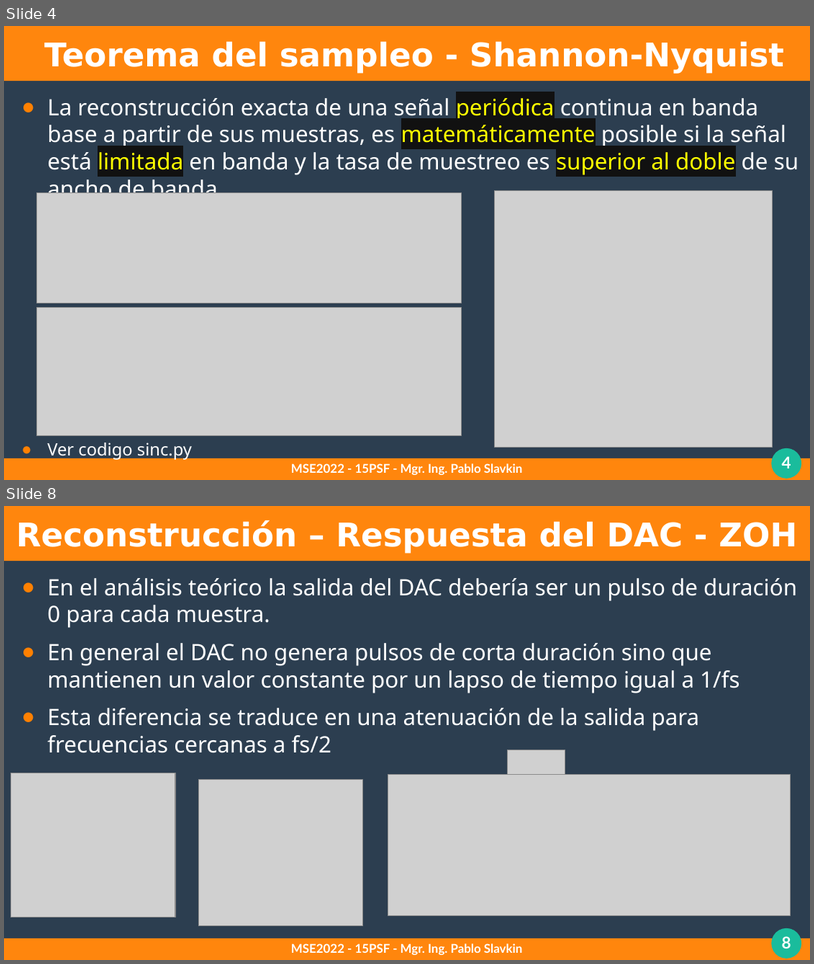
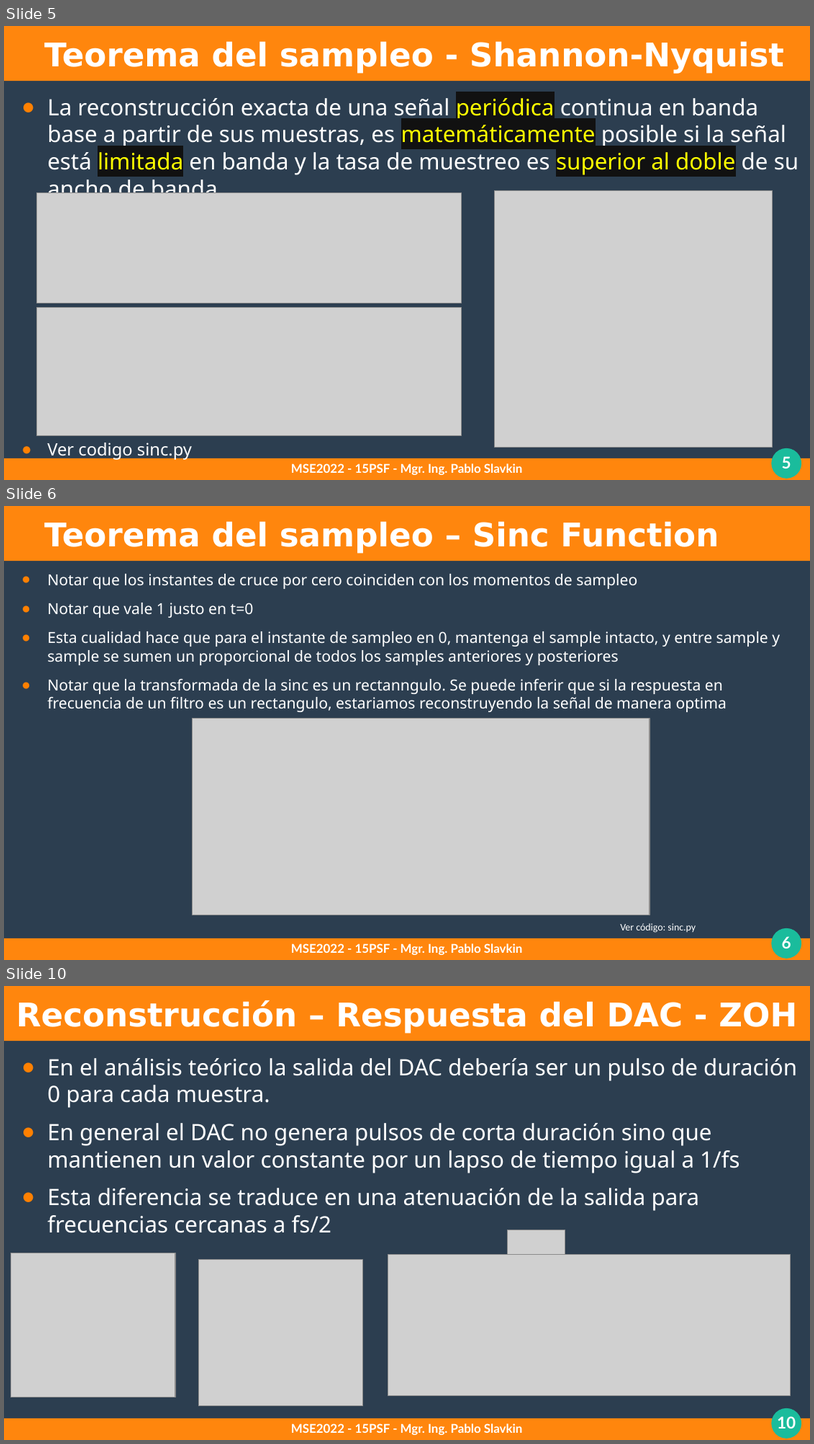
Before and after one commit to pslavkin/psf_2022, a slide deck: clases/2_clase/2_clase.odp. Shown one above the other, each under a label of ours: slides 4 and 8 before the commit, slides 5, 6 and 10 after it; the slides between them are not shown. The pictures are 814x964 and 814x1444 pixels, drawn with LibreOffice and Linux fonts; fonts in the diff are those of the drawing; grey boxes stand for pictures. Boxes give left, top, right and bottom in pixels: in the first picture for what was removed or moved away, otherwise in the second. Text is boxed around its words. In the diff, an @@ line names an element or a change of style, - is before the commit and + after.

```diff
--- a/clases/2_clase/2_clase.odp
+++ b/clases/2_clase/2_clase.odp
@@ slide 6 added at (4,506,810,960), background #2C3E50; not listed: 4 template elements that a slide beside it also shows @@
@@ title added at (44,521,719,554), 32 pt, text #FFFFFF, bold @@
+  Teorema del sampleo – Sinc Function
@@ text added at (47,574,780,712), 15 pt, text #FFFFFF @@
+● Notar que los instantes de cruce por cero coinciden con los momentos de sampleo
+● Notar que vale 1 justo en t=0
+● Esta cualidad hace que para el instante de sampleo en 0, mantenga el sample intacto, y entre sample y sample se sumen un proporcional de todos los samples anteriores y posteriores
+● Notar que la transformada de la sinc es un rectanngulo. Se puede inferir que si la respuesta en frecuencia de un filtro es un rectangulo, estariamos reconstruyendo la señal de manera optima
@@ picture added at (193,718,650,915) @@
@@ text added at (620,923,696,932), 9.9 pt, text #FFFFFF @@
+Ver código: sinc.py
@@ text added at (291,943,523,955), 12 pt, text #FFFFFF, bold @@
+MSE2022 - 15PSF - Mgr. Ing. Pablo Slavkin
@@ what was slide 4 is now slide 5 @@
@@ page number at (782,456,792,468): text changed @@
-4
+5
@@ what was slide 8 is now slide 10 @@
@@ page number at (777,1416,796,1428): text changed @@
-8
+10
```
Also in this commit, not shown: 7 slides changed, 3 other slides added, 18 other files.
